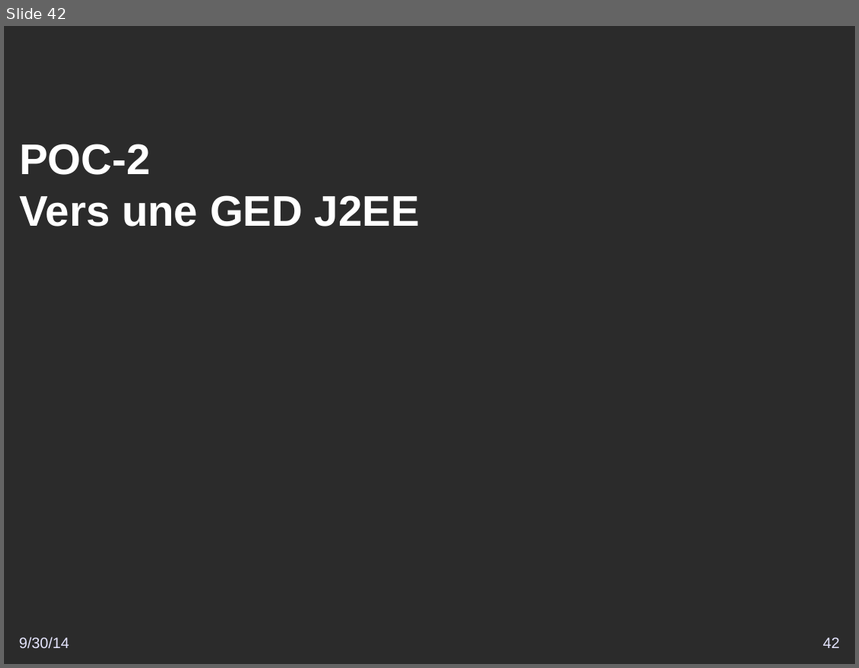
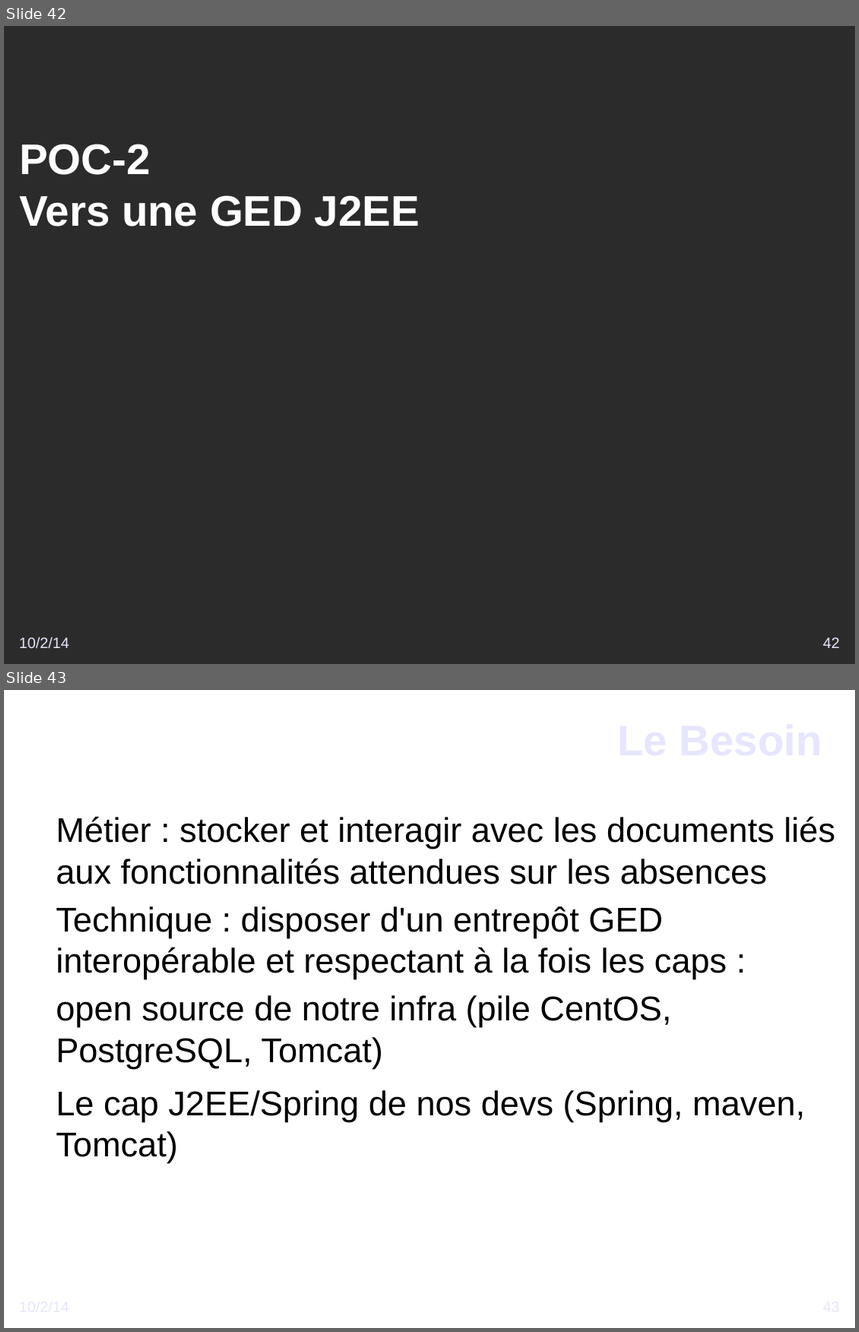
Before and after one commit to DSI-Ville-Noumea/sirh-kiosque-j2ee-old, a slide deck: src/site/resources/Vers_un_Kiosque_RH_J2EE.odp. Shown one above the other, each under a label of ours: slide 42 before the commit, slides 42 and 43 after it. The pictures are 859x668 and 859x1332 pixels, drawn with LibreOffice and Linux fonts; fonts in the diff are those of the drawing; background and template pictures are left out; a plain dark background stands for a picture behind light text. Boxes give left, top, right and bottom in pixels: in the first picture for what was removed or moved away, otherwise in the second. Text is boxed around its words. In the diff, an @@ line names an element or a change of style, - is before the commit and + after.

```diff
--- a/src/site/resources/Vers_un_Kiosque_RH_J2EE.odp
+++ b/src/site/resources/Vers_un_Kiosque_RH_J2EE.odp
@@ slide 43 added at [4, 690, 855, 1328], background picture (left out) @@
@@ title added at [9, 695, 823, 783], 40 pt, text #E6E6FF, bold @@
+Le Besoin
@@ text added at [56, 816, 835, 1163], 32 pt, text #000000 @@
+● Métier : stocker et interagir avec les documents liés aux fonctionnalités attendues sur les absences
+● Technique : disposer d'un entrepôt GED interopérable et respectant à la fois les caps :
+  ● open source de notre infra (pile CentOS, PostgreSQL, Tomcat)
+  ● Le cap J2EE/Spring de nos devs (Spring, maven, Tomcat)
@@ text added at [19, 1298, 295, 1328], 14 pt, text #E6E6FF @@
+10/2/14
@@ page number added at [642, 1298, 841, 1328], 14 pt, text #E6E6FF @@
+43
@@ slide 42 changed as well @@
@@ text at [19, 637, 69, 649]: text changed @@
-9/30/14
+10/2/14
```
Also in this commit, not shown: 41 other slides changed.
